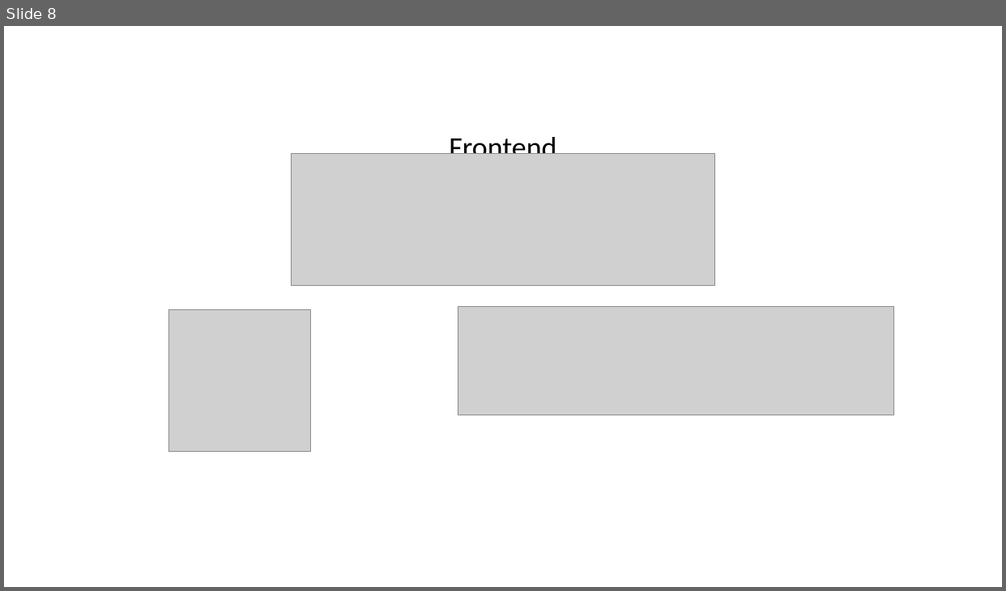
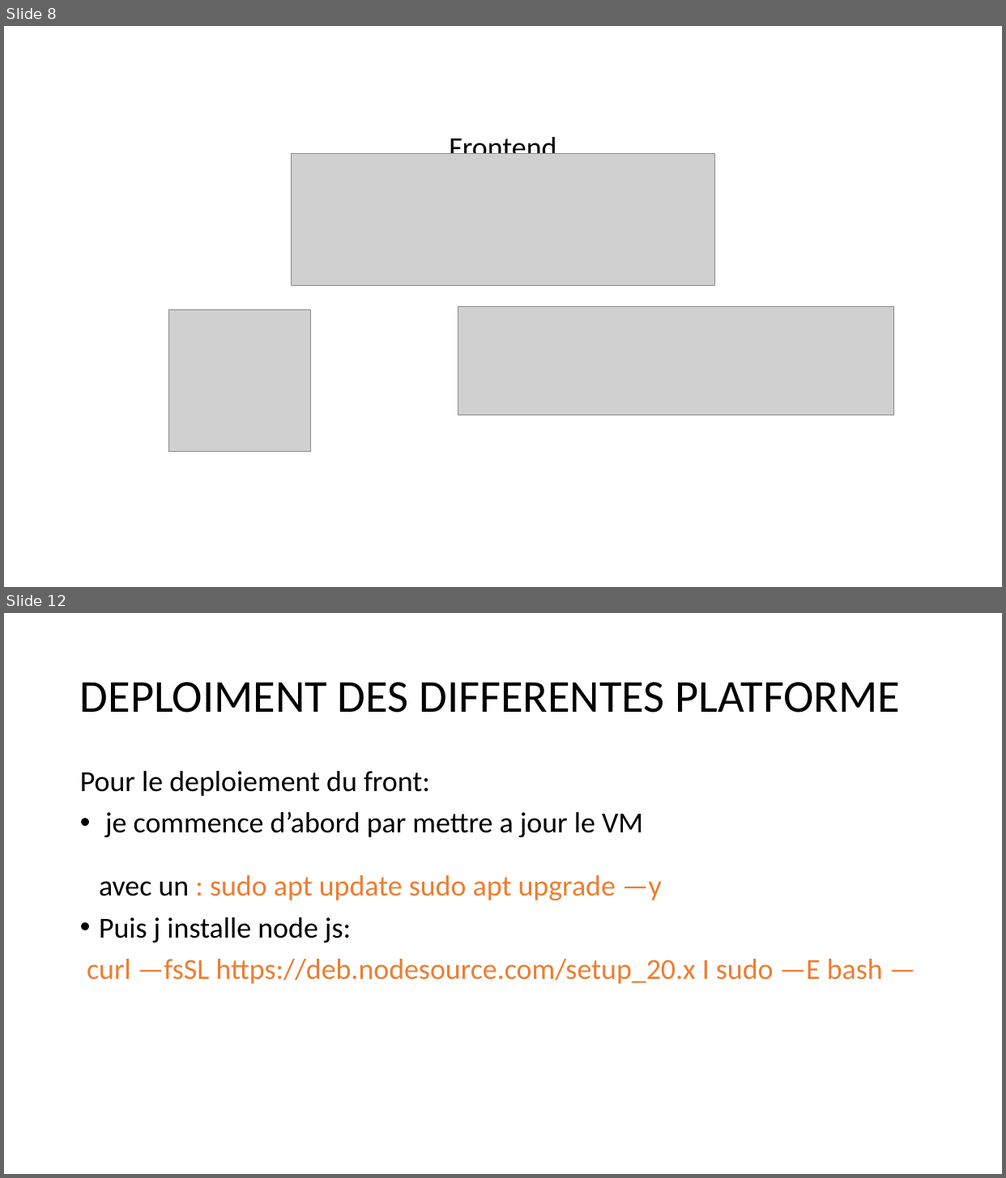
Before and after one commit to Soosuukee/shopcartfinal, a slide deck: SHOPCART.pptx. Shown one above the other, each under a label of ours: slide 8 before the commit, slides 8 and 12 after it; the slides between them are not shown. The pictures are 1006x591 and 1006x1178 pixels, drawn with LibreOffice and Linux fonts; fonts in the diff are those of the drawing; grey boxes stand for pictures. Boxes give left, top, right and bottom in pixels: in the first picture for what was removed or moved away, otherwise in the second. Text is boxed around its words. In the diff, an @@ line names an element or a change of style, - is before the commit and + after.

Commit message:
je les ai eteint , eteint comme dirait le nueve

```diff
--- a/SHOPCART.pptx
+++ b/SHOPCART.pptx
@@ slide 12 added at (x1=4, y1=613, x2=1002, y2=1174), background #FFFFFF @@
@@ title added at (x1=80, y1=682, x2=901, y2=713), 44 pt, text #000000 @@
+DEPLOIMENT DES DIFFERENTES PLATFORME
@@ text added at (x1=80, y1=771, x2=883, y2=984), 28 pt, text #ED7D31 @@
+Pour le deploiement du front:
+• je commence d’abord par mettre a jour le VM
+  avec un : sudo apt update sudo apt upgrade —y
+• Puis j installe node js:
+curl —fsSL https://deb.nodesource.com/setup_20.x I sudo —E bash —
```
Also in this commit, not shown: 1 slide changed, 11 other slides added, 45 other files.
